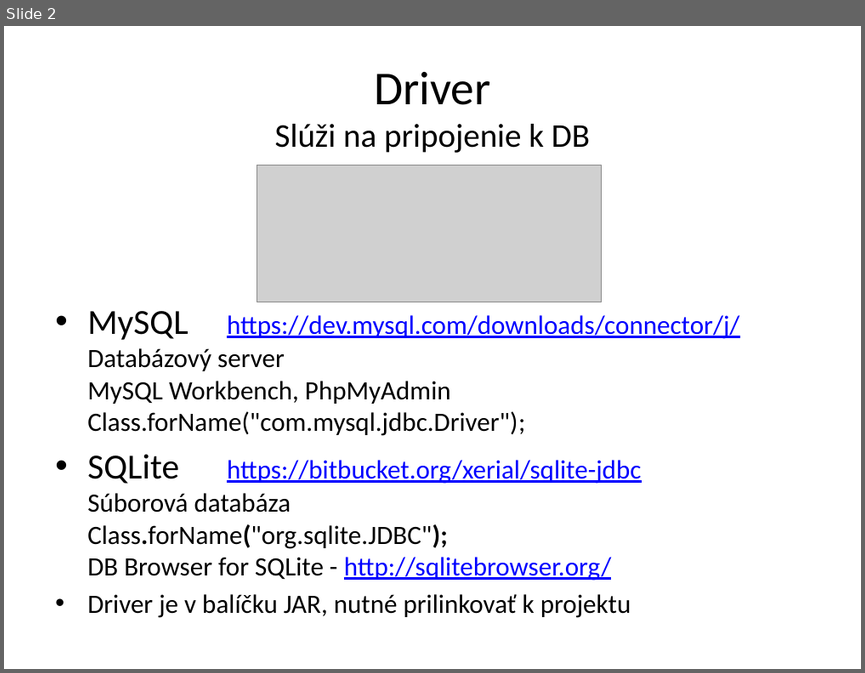
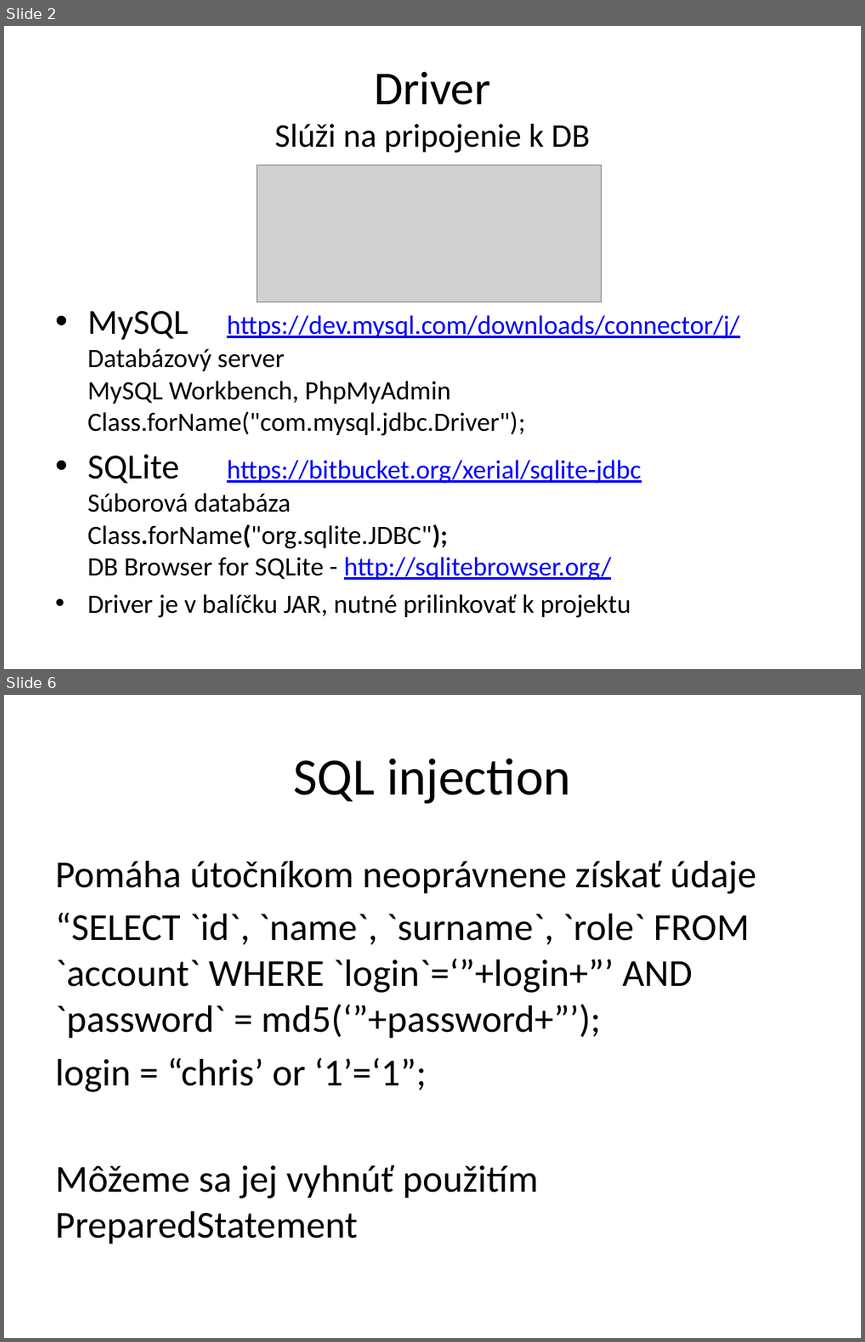
Before and after one commit to ddalibor21/SpseEdu, a slide deck: JDBC.pptx. Shown one above the other, each under a label of ours: slide 2 before the commit, slides 2 and 6 after it; the slides between them are not shown. The pictures are 865x673 and 865x1342 pixels, drawn with LibreOffice and Linux fonts; fonts in the diff are those of the drawing; grey boxes stand for pictures. Boxes give left, top, right and bottom in pixels: in the first picture for what was removed or moved away, otherwise in the second. Text is boxed around its words. In the diff, an @@ line names an element or a change of style, - is before the commit and + after.

```diff
--- a/JDBC.pptx
+++ b/JDBC.pptx
@@ slide 6 added at (x1=4, y1=695, x2=861, y2=1338), background #FFFFFF @@
@@ title added at (x1=293, y1=758, x2=571, y2=804), 44 pt, text #000000 @@
+SQL injection
@@ text added at (x1=55, y1=861, x2=756, y2=1244), 32 pt, text #000000 @@
+Pomáha útočníkom neoprávnene získať údaje
+“SELECT `id`, `name`, `surname`, `role` FROM `account` WHERE `login`=‘”+login+”’ AND `password` = md5(‘”+password+”’);
+login = “chris’ or ‘1’=‘1”;
+Môžeme sa jej vyhnúť použitím PreparedStatement
```
Also in this commit, not shown: 2 slides changed, 2 other slides added.
